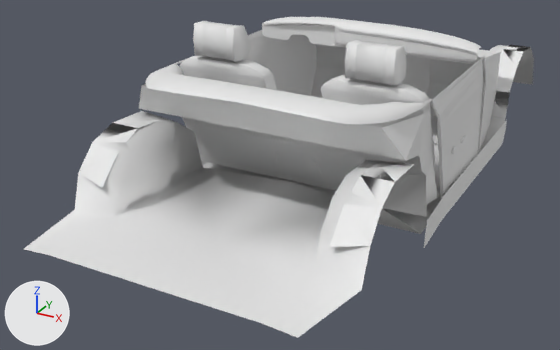
What one commit did to the COLLADA model vehicles/Midget/interior.dae.
Both versions are drawn from a 50 mm camera at (1.73, -4.07, 1.68) aimed at (-0.23, -0.51, -0.1). The axes (+X, +Y, +Z) are drawn at lower left. The lights are the same throughout. Materials are left out; every surface is plain grey. Vertices at the same position are counted once.

The first picture shows 'Dashboard', 'door_cards', 'floor', 'seats', 'stonechip_sides', 'tonneau_cover', 'walls', 'wheel_wells'.
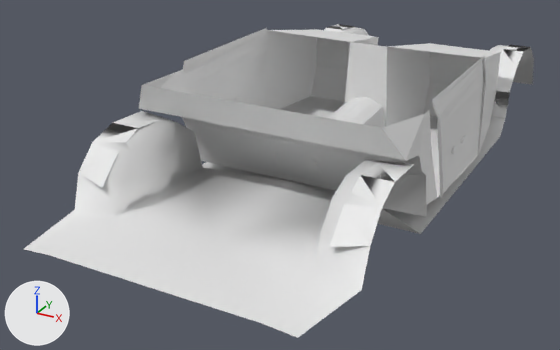
Location of each change, (x1, y1, x2, y2) in pixels of the pictures (560 x 350 px; the box of a moved part takes in the faces that stretch with it):
'seats', deleted: before (180, 21, 440, 189)
'tonneau_cover', deleted: before (145, 60, 432, 124)
'Dashboard', deleted: before (262, 17, 481, 64)
'stonechip_sides', deleted: before (201, 120, 507, 248)
part 1 of me_plane_037, moved or reshaped (not visible before): after (357, 43, 377, 100)

Patch to the scene script:
```diff
--- a/vehicles/Midget/interior.dae.py
+++ b/vehicles/Midget/interior.dae.py
@@ me_plane_037 @@
 # used by ob_walls; location = (0.0, 0.0, 0.0)
 # verts and faces of me_plane_037; kept vertices keep their numbers, new ones are numbered from 34
 # before: 0 (0.057, 0.155, 0.535), 1 (0.055, 0.155, 0.195), 8 (-0.003, 0.155, 0.536), 16 (-0.003, 0.155, 0.21), 17 (-0.057, 0.155, 0.535)
 # before: 18 (-0.055, 0.155, 0.195), 25 (0.003, 0.155, 0.536), 33 (0.003, 0.155, 0.21)
-me_plane_037.from_pydata(...)  # 34 vertices, 40 faces; spans x -0.721..0.721, y 0.155..0.77, z -0.036..0.542
+me_plane_037.from_pydata(...)  # 32 vertices, 40 faces; spans x -0.721..0.721, y 0.155..0.77, z -0.036..0.542
+# me_plane_037 part 1
+delete_vertices([8, 16, 25, 33])  # with the faces that use them
+verts[34] = (0.0, 0.155, 0.536)  # pixel (368, 44)
+verts[35] = (0.0, 0.155, 0.21)  # pixel (365, 96)
+faces += [(0, 35, 1), (17, 35, 34), (0, 34, 35), (17, 18, 35)]
@@ ob_tonneau_cover @@
-ob_tonneau_cover = bpy.data.objects.new('tonneau_cover', me_plane_001)
-ob_tonneau_cover.location = (0.0, 0.0, 0.0)
@@ ob_seats @@
-ob_seats = bpy.data.objects.new('seats', me_plane_009)
-ob_seats.location = (0.0, 0.0, 0.0)
@@ ob_dashboard @@
-ob_dashboard = bpy.data.objects.new('Dashboard', me_plane_018)
-ob_dashboard.location = (0.0, 0.0, 0.0)
@@ ob_stonechip_sides @@
-ob_stonechip_sides = bpy.data.objects.new('stonechip_sides', me_plane_020)
-ob_stonechip_sides.location = (0.0, 0.0, 0.0)
```
